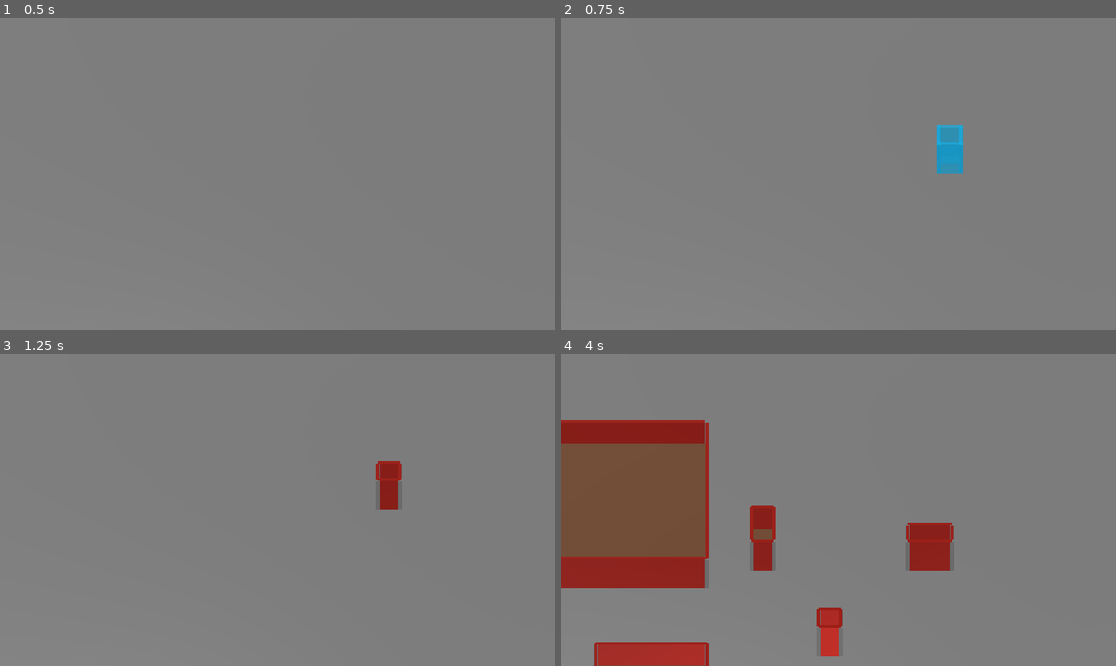
Above: before the commit, frames 1-4 (two rows, left to right).
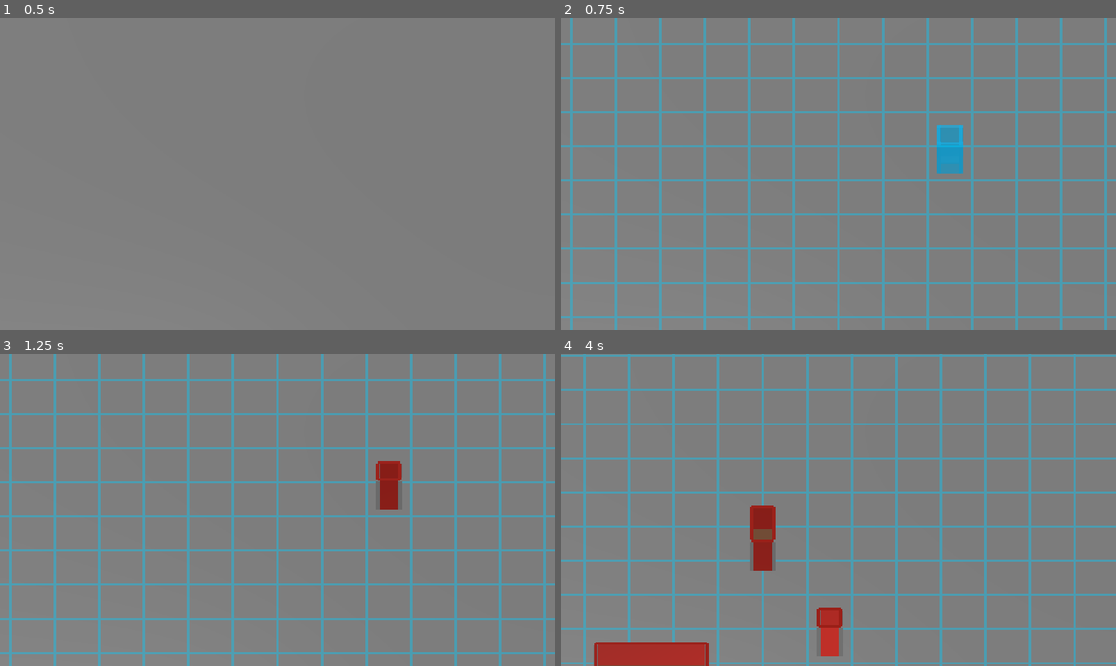
Above: after the commit, the same moments.

Repository: Jackrabbitor/adventure-guild-game
Game: Godot game, scene res://Scenes/main.tscn
Two runs of this game, one before a commit and one after it. Both use one fixed random seed, a clock stepped at 60 frames per second and the inputs below.
Inputs (mouse positions are in pixels of both pictures, inside the frame that each line leads up to):
- Up to frame 1 (0.5 s): no input
- Up to frame 2 (0.75 s): tap Enter at 0.5 s; move the mouse to (960, 158) at 0.52 s; tap B (toggle_build_mode, bound only after the commit) at 0.6 s; click (960, 158) at 0.67 s
- Up to frame 3 (1.25 s): no input
- Up to frame 4 (4 s): tap Space at 1.25 s; drag from (727, 525) to (810, 572) at 1.27 s; move the mouse to (894, 441) at 2.02 s; hold W (camera_forward) 2.03-2.75 s; click (894, 441) at 2.17 s; tap B (toggle_build_mode, bound only after the commit) at 2.3, 3.8 s; drag from (810, 572) to (672, 463) at 2.77 s; move the mouse to (1005, 556) at 3.52 s; hold D (camera_right) from 3.53 s (still down); click (1005, 556) at 3.67 s

Frame 1 is identical in both runs. In frame 2, 12% of the frame differs, in the area x 0-100%, y 0-100%; in frame 3, 12%; in frame 4, 25%.

Commit message:
Added Building Grid
Added Building Grid and Build Toggle

Diff:
--- a/Scenes/main.tscn
+++ b/Scenes/main.tscn
@@ -10,12 +10,21 @@
 [ext_resource type="PackedScene" uid="uid://dwwgbrmuy2mcp" path="res://Scenes/Preview Materials/PreviewFloor.tscn" id="8_hptm8"]
 [ext_resource type="PackedScene" uid="uid://uh143xhysi20" path="res://Scenes/Preview Materials/PreviewWall.tscn" id="9_d1ilt"]
 [ext_resource type="PackedScene" uid="uid://d0yi7yitht7n1" path="res://Scenes/Preview Materials/PreviewCorner.tscn" id="10_6iyac"]
+[ext_resource type="Script" uid="uid://bpi4h2fxbku6m" path="res://scripts/build_mode_manger.gd" id="11_d1ilt"]
+[ext_resource type="Shader" uid="uid://d11scrq0jedmx" path="res://materials/build_grid.gdshader" id="12_6iyac"]
 
 [sub_resource type="PlaneMesh" id="PlaneMesh_7u77a"]
 size = Vector2(50, 50)
 
 [sub_resource type="BoxShape3D" id="BoxShape3D_jjgbg"]
 size = Vector3(50, 0.1, 50)
+
+[sub_resource type="PlaneMesh" id="PlaneMesh_fdnlq"]
+size = Vector2(100, 100)
+
+[sub_resource type="ShaderMaterial" id="ShaderMaterial_jkdf5"]
+render_priority = 0
+shader = ExtResource("12_6iyac")
 
 [node name="Main" type="Node3D" unique_id=2021037424]
 
@@ -37,12 +46,13 @@
 wall_scene = ExtResource("3_kry3j")
 corner_scene = ExtResource("4_21xkr")
 
-[node name="RoomBuildTool" type="Node" parent="." unique_id=378922187 node_paths=PackedStringArray("camera", "grid_manager", "build_ground", "build_preview_manager")]
+[node name="RoomBuildTool" type="Node" parent="." unique_id=378922187 node_paths=PackedStringArray("camera", "grid_manager", "build_ground", "build_preview_manager", "build_mode_manager")]
 script = ExtResource("4_jjvhh")
 camera = NodePath("../CameraRig/Camera3D")
 grid_manager = NodePath("../GridManager")
 build_ground = NodePath("../BuildGround")
 build_preview_manager = NodePath("../BuildPreviewManager")
+build_mode_manager = NodePath("../BuildModeManger")
 
 [node name="CameraRig" type="Node3D" parent="." unique_id=1625230288 node_paths=PackedStringArray("camera")]
 script = ExtResource("6_21xkr")
@@ -59,3 +69,15 @@
 preview_wall_scene = ExtResource("9_d1ilt")
 preview_corner_scene = ExtResource("10_6iyac")
 grid_manager = NodePath("../GridManager")
+
+[node name="BuildModeManger" type="Node" parent="." unique_id=272466879 node_paths=PackedStringArray("build_grid_visual")]
+script = ExtResource("11_d1ilt")
+build_grid_visual = NodePath("../BuildGridVisual")
+
+[node name="BuildGridVisual" type="Node3D" parent="." unique_id=1437824453]
+visible = false
+
+[node name="GridPlane" type="MeshInstance3D" parent="BuildGridVisual" unique_id=1680936974]
+transform = Transform3D(1, 0, 0, 0, 1, 0, 0, 0, 1, 0, 0.02, 0)
+mesh = SubResource("PlaneMesh_fdnlq")
+surface_material_override/0 = SubResource("ShaderMaterial_jkdf5")
--- /dev/null
+++ b/materials/build_grid.gdshader
@@ -0,0 +1,33 @@
+shader_type spatial;
+render_mode unshaded, blend_mix;
+uniform float grid_size = 50.0;
+uniform float line_thickness = 0.03;
+
+
+void vertex() {
+	// Called for every vertex the material is visible on.
+}
+
+
+void fragment() {
+	// Called for every pixel the material is visible on.
+	vec2 grid_position = UV * grid_size;
+	vec2 grid_fraction = fract(grid_position);
+
+	bool is_x_line = grid_fraction.x < line_thickness || grid_fraction.x > 1.0 - line_thickness;
+	bool is_y_line = grid_fraction.y < line_thickness || grid_fraction.y > 1.0 - line_thickness;
+
+	if (is_x_line || is_y_line) {
+	ALBEDO = vec3(0.0, 0.8, 1.0);
+	ALPHA = 0.4;
+	} else {
+		ALPHA = 0.0;
+	}
+
+}
+
+
+//void light() {
+//	// Called for every pixel for every light affecting the material.
+//	// Uncomment to replace the default light processing function with this one.
+//}
--- a/project.godot
+++ b/project.godot
@@ -62,6 +62,11 @@
 "events": [Object(InputEventMouseButton,"resource_local_to_scene":false,"resource_name":"","device":-1,"window_id":0,"a …(253 unchanged characters)…
 ]
 }
+toggle_build_mode={
+"deadzone": 0.2,
+"events": [Object(InputEventKey,"resource_local_to_scene":false,"resource_name":"","device":-1,"window_id":0,"alt_pressed":false,"shift_pressed":false,"ctrl_pressed":false,"meta_pressed":false,"pressed":false,"keycode":0,"physical_keycode":66,"key_label":0,"unicode":98,"location":0,"echo":false,"script":null)
+]
+}
 
 [physics]
 
--- /dev/null
+++ b/scripts/build_mode_manger.gd
@@ -0,0 +1,16 @@
+class_name BuildModeManager
+extends Node
+
+@export var build_grid_visual: Node3D
+
+var build_mode_enabled: bool = false
+
+func _process(delta: float) -> void:
+	if Input.is_action_just_pressed("toggle_build_mode"):
+		build_mode_enabled = not build_mode_enabled
+		if build_grid_visual != null:
+			build_grid_visual.visible = build_mode_enabled
+		print("Build Mode Is ", build_mode_enabled)
+
+func is_build_mode_enabled() -> bool:
+	return build_mode_enabled
--- a/scripts/room_build_tool.gd
+++ b/scripts/room_build_tool.gd
@@ -4,6 +4,7 @@
 @export var grid_manager: GridManager
 @export var build_ground: StaticBody3D
 @export var build_preview_manager: BuildPreviewManager
+@export var build_mode_manager: BuildModeManager
 
 var is_dragging: bool = false
 var drag_start: Vector2i
@@ -11,6 +12,11 @@
 
 
 func _process(_delta: float) -> void:
+	if build_mode_manager == null:
+		return
+	if not build_mode_manager.is_build_mode_enabled():
+		return
+
 	if Input.is_action_just_pressed("left_click"):
 		var grid_position = get_mouse_grid_position()
 
Not shown, added: materials/build_grid.gdshader.uid
Not shown, added: scripts/build_mode_manger.gd.uid
